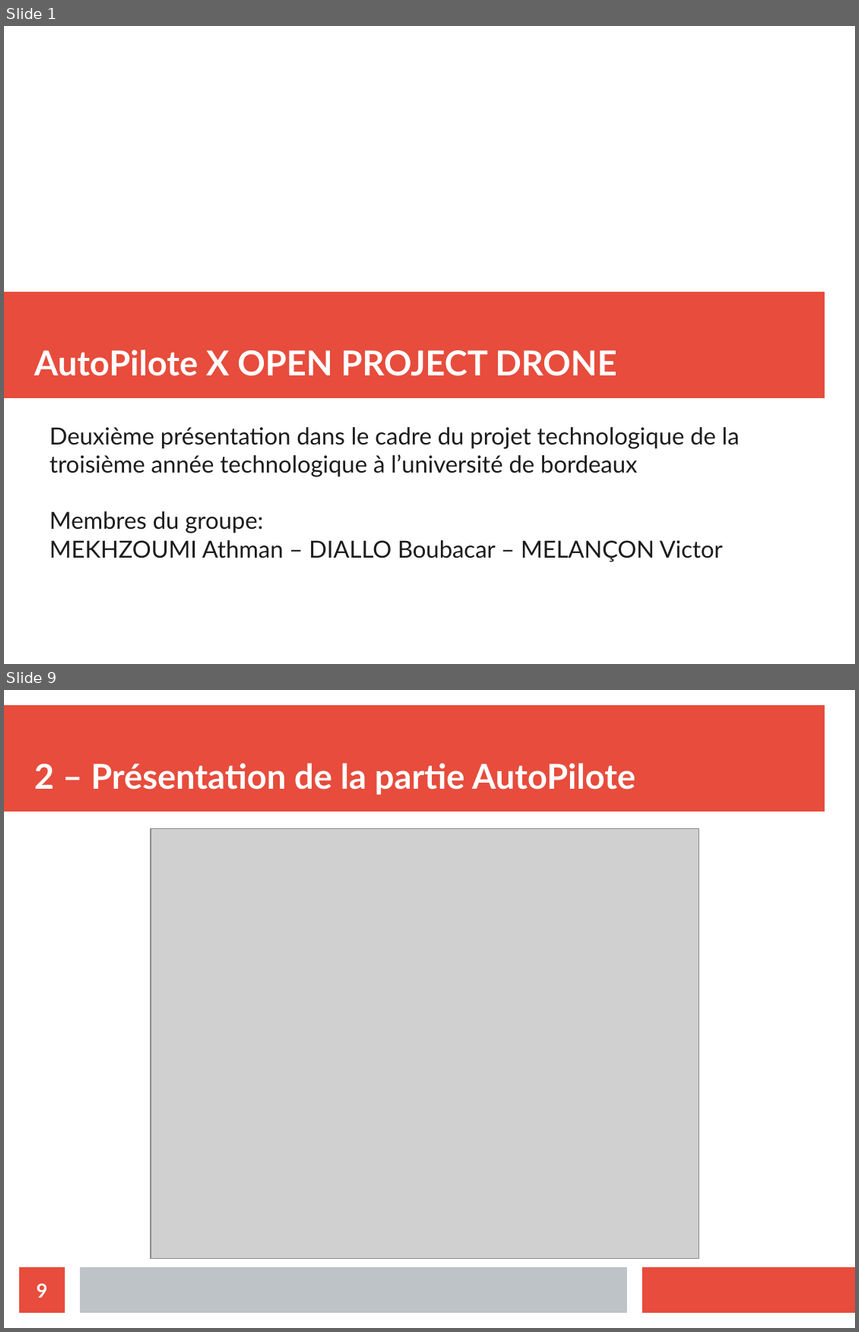
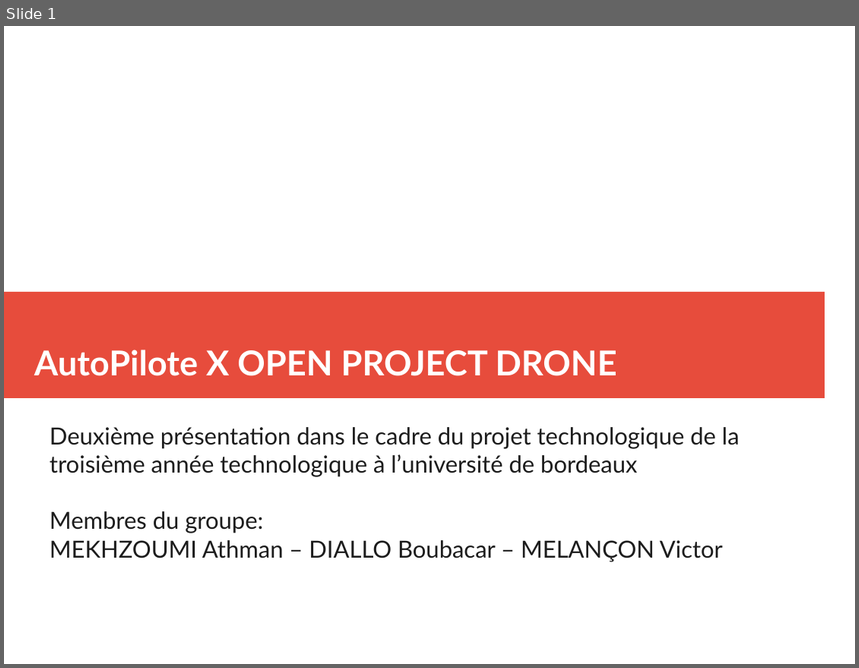
Before and after one commit to athmanmekh/AuttoPIlote-X-OPEN-PILOT, a slide deck: presentation/presentation 2/diapoPresentation.odp. Shown one above the other, each under a label of ours: slides 1 and 9 before the commit, slide 1 after it; the slides between them are not shown. The pictures are 859x1332 and 859x668 pixels, drawn with LibreOffice and Linux fonts; fonts in the diff are those of the drawing; grey boxes stand for pictures. Boxes give left, top, right and bottom in pixels: in the first picture for what was removed or moved away, otherwise in the second. Text is boxed around its words. In the diff, an @@ line names an element or a change of style, - is before the commit and + after.

```diff
--- a/presentation/presentation 2/diapoPresentation.odp
+++ b/presentation/presentation 2/diapoPresentation.odp
@@ slide 9 removed at box(4, 690, 855, 1328), background #FFFFFF @@
@@ rectangle removed at box(4, 705, 825, 812) @@
@@ title removed at box(34, 763, 636, 795) @@
-2 – Présentation de la partie AutoPilote
@@ picture removed at box(151, 829, 699, 1258) @@
@@ page number removed at box(19, 1268, 65, 1313) @@
-9
@@ rectangle removed at box(80, 1268, 627, 1313) @@
@@ rectangle removed at box(643, 1268, 855, 1313) @@
```
Also in this commit, not shown: 8 slides changed, 1 slide added, 2 other slides removed, 1 other file.
